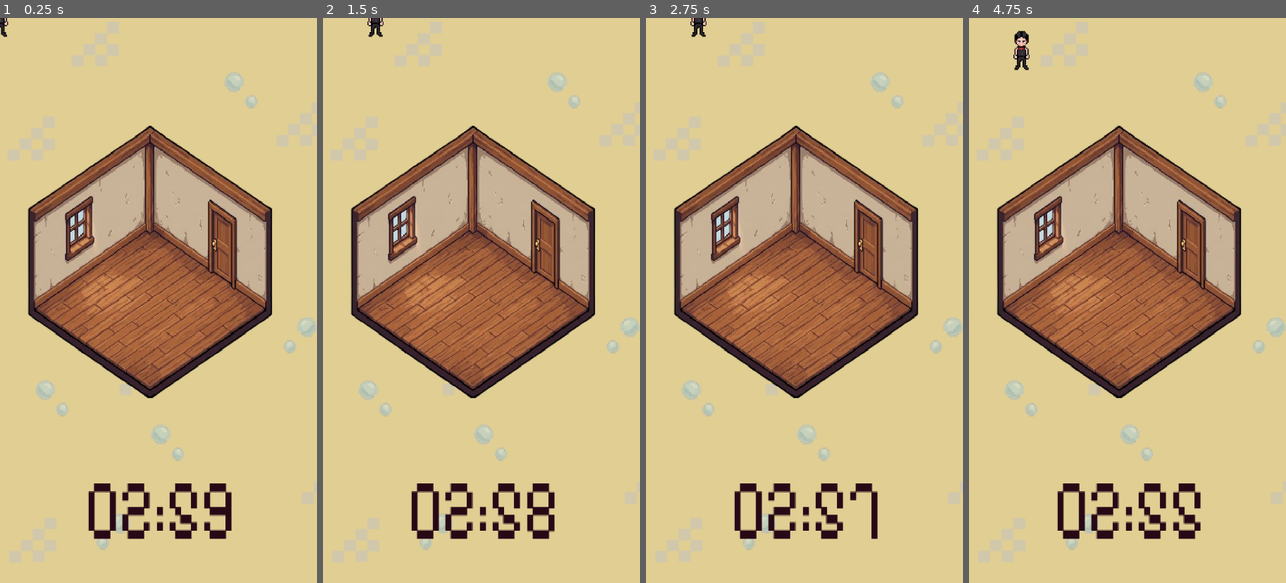
Above: before the commit, frames 1-4 (left to right).
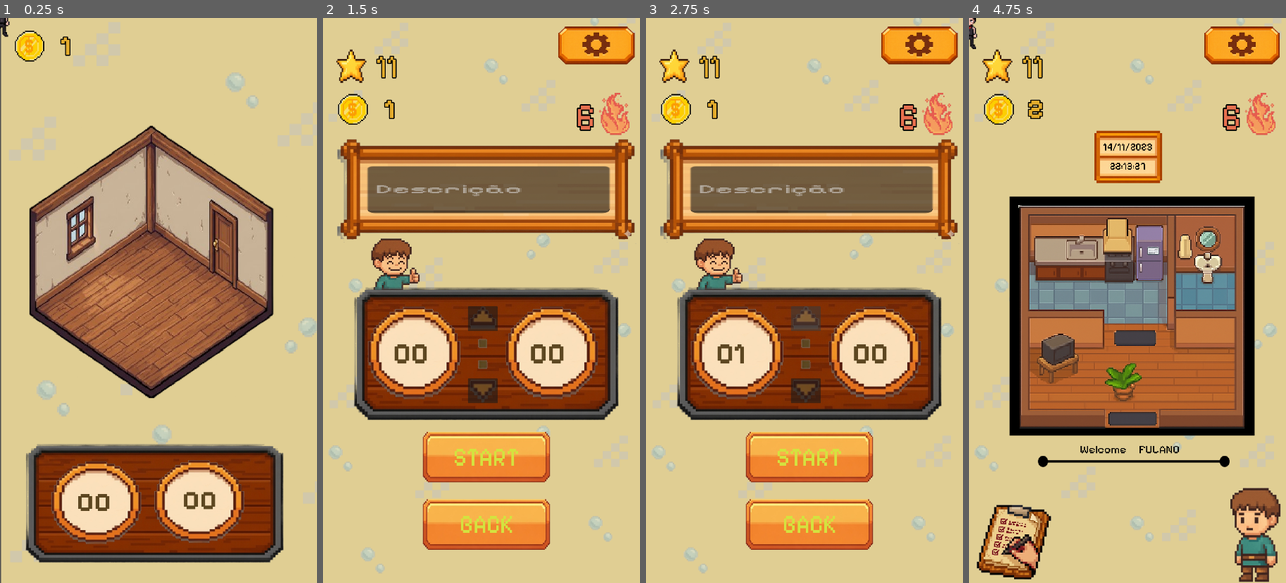
Above: after the commit, the same moments.

Repository: Guga-tab/a-lista-nao-acaba
Game: Godot game, scene res://scenes/screens/mission.tscn
Same seed, same stepped clock (60 frames per second), same inputs: the game is played once before the commit and once after it. This scene is started directly instead of the project's main scene. Sound files missing from this copy of the repository are replaced by a short silence.
Inputs (mouse positions are in pixels of both pictures, inside the frame that each line leads up to):
- Up to frame 1 (0.25 s): no input
- Up to frame 2 (1.5 s): tap Enter at 0.5 s; hold Right (ui_right) 0.53-1.25 s; click (367, 537) at 1.27 s
- Up to frame 3 (2.75 s): click (804, 317) at 2.02 s
- Up to frame 4 (4.75 s): click (1127, 390) at 2.77 s; click (1133, 458) at 3.5 s, where only the run after the commit has a clickable "START"; hold Down (ui_down) from 4.28 s (still down)

The runs differ from the first frame. In frame 1, 24% of the frame differs, in the area x 0-100%, y 0-100%; in frame 2, 53%; in frame 3, 53%, in the area x 1-100%, y 0-99%; in frame 4, 47%.

Commit message:
feat: ligada a tela de pomodoro com a tela de missão

Diff:
--- a/scenes/elements/task.tscn
+++ b/scenes/elements/task.tscn
@@ -12,6 +12,7 @@
 offset_bottom = 1787.5023
 scale = Vector2(1.4297929, 1.5997959)
 theme_override_styles/normal = SubResource("StyleBoxEmpty_ommbi")
+flat = true
 script = ExtResource("1_lrx7p")
 
 [node name="TextureButton" type="TextureButton" parent="." unique_id=880479241]
--- /dev/null
+++ b/scenes/screens/clock_bg.tscn
@@ -0,0 +1,90 @@
+[gd_scene format=3 uid="uid://bwyctwq6roxuy"]
+
+[ext_resource type="Texture2D" uid="uid://kxxlfch2bww6" path="res://assets/backgrounds/clock_background.png" id="1_bj4cd"]
+[ext_resource type="FontFile" uid="uid://bbrdd1lj6ua66" path="res://fonts/Pixelify_Sans/static/PixelifySans-Bold.ttf" id="2_aok3b"]
+[ext_resource type="Texture2D" uid="uid://bnfr6g30c2gjp" path="res://assets/icons/clock_circle_no_number.png" id="3_p7ytp"]
+[ext_resource type="Texture2D" uid="uid://b80onvsukwh72" path="res://assets/buttons/up_down_clock.png" id="4_60wp1"]
+
+[sub_resource type="LabelSettings" id="LabelSettings_emtur"]
+font = ExtResource("2_aok3b")
+font_size = 100
+font_color = Color(0.3647059, 0.2784314, 0.12941177, 1)
+
+[node name="ClockBg" type="TextureRect" unique_id=583311660]
+offset_left = -8.881052
+offset_top = 735.0
+offset_right = 1078.1189
+offset_bottom = 1459.0
+texture = ExtResource("1_bj4cd")
+
+[node name="MM" type="Label" parent="." unique_id=1148160176]
+z_index = 1
+layout_mode = 1
+anchors_preset = 4
+anchor_top = 0.5
+anchor_bottom = 0.5
+offset_left = 243.73552
+offset_top = -16.0
+offset_right = 346.73553
+offset_bottom = 104.0
+grow_vertical = 2
+text = "10"
+label_settings = SubResource("LabelSettings_emtur")
+
+[node name="SS" type="Label" parent="." unique_id=1218319774]
+z_index = 1
+layout_mode = 1
+anchors_preset = 4
+anchor_top = 0.5
+anchor_bottom = 0.5
+offset_left = 702.616
+offset_top = -16.0
+offset_right = 825.616
+offset_bottom = 129.0
+grow_vertical = 2
+text = "10"
+label_settings = SubResource("LabelSettings_emtur")
+
+[node name="ClockCircle1" type="TextureRect" parent="." unique_id=523750537]
+layout_mode = 0
+offset_left = 149.93852
+offset_top = 238.0
+offset_right = 478.93854
+offset_bottom = 563.0
+texture = ExtResource("3_p7ytp")
+
+[node name="ClockCircle2" type="TextureRect" parent="." unique_id=1778661145]
+layout_mode = 0
+offset_left = 612.5555
+offset_top = 238.0
+offset_right = 941.55554
+offset_bottom = 563.0
+texture = ExtResource("3_p7ytp")
+
+[node name="UpDnClock" type="TextureRect" parent="." unique_id=1913853687]
+layout_mode = 0
+offset_left = 476.61642
+offset_top = 220.0
+offset_right = 616.61646
+offset_bottom = 575.0
+texture = ExtResource("4_60wp1")
+
+[node name="UpClock" type="Button" parent="UpDnClock" unique_id=309301094]
+layout_mode = 1
+anchors_preset = 10
+anchor_right = 1.0
+offset_left = 18.74887
+offset_top = 25.0
+offset_right = -20.599213
+offset_bottom = 109.0
+grow_horizontal = 2
+
+[node name="DnClock" type="Button" parent="UpDnClock" unique_id=1868413841]
+layout_mode = 1
+anchors_preset = 10
+anchor_right = 1.0
+offset_left = 18.749
+offset_top = 270.0
+offset_right = -20.599083
+offset_bottom = 354.0
+grow_horizontal = 2
--- a/scenes/screens/mission.tscn
+++ b/scenes/screens/mission.tscn
@@ -1,13 +1,29 @@
 [gd_scene format=3 uid="uid://b06icfjf4mlp7"]
 
+[ext_resource type="Script" uid="uid://b6g4tup8mrgub" path="res://scripts/screens/mission.gd" id="1_p31kk"]
 [ext_resource type="Texture2D" uid="uid://c1ilp1ixxljhr" path="res://assets/backgrounds/bg_default.png" id="1_v3nvf"]
 [ext_resource type="Texture2D" uid="uid://dpcey3ef6bi70" path="res://assets/backgrounds/mission_room.png" id="2_v3nvf"]
-[ext_resource type="PackedScene" uid="uid://b88r070i5oq8x" path="res://scenes/elements/timer.tscn" id="3_cv0tx"]
+[ext_resource type="Texture2D" uid="uid://kxxlfch2bww6" path="res://assets/backgrounds/clock_background.png" id="3_p31kk"]
 [ext_resource type="PackedScene" uid="uid://myikxsive6gc" path="res://scenes/elements/player.tscn" id="4_0mvd2"]
+[ext_resource type="FontFile" uid="uid://bbrdd1lj6ua66" path="res://fonts/Pixelify_Sans/static/PixelifySans-Bold.ttf" id="4_bqlt0"]
+[ext_resource type="Texture2D" uid="uid://bnfr6g30c2gjp" path="res://assets/icons/clock_circle_no_number.png" id="5_0sm7f"]
+[ext_resource type="FontFile" uid="uid://noxa3dpws2ju" path="res://fonts/Pixelify_Sans/static/PixelifySans-Regular.ttf" id="7_p31kk"]
+[ext_resource type="PackedScene" uid="uid://batf4mdu3hhrd" path="res://scenes/elements/coin.tscn" id="9_bqlt0"]
+
+[sub_resource type="LabelSettings" id="LabelSettings_8d6vx"]
+font = ExtResource("4_bqlt0")
+font_size = 100
+font_color = Color(0.3647059, 0.2784314, 0.12941177, 1)
+
+[sub_resource type="LabelSettings" id="LabelSettings_bqlt0"]
+font = ExtResource("7_p31kk")
 
 [node name="Mission" type="Control" unique_id=1842973118]
 layout_mode = 3
 anchors_preset = 0
+offset_left = 4.0
+offset_right = 4.0
+script = ExtResource("1_p31kk")
 
 [node name="TextureRect" type="TextureRect" parent="." unique_id=823901568]
 layout_mode = 0
@@ -26,6 +42,74 @@
 scale = Vector2(1.2415404, 1.7912706)
 texture = ExtResource("2_v3nvf")
 
-[node name="Timer" parent="." unique_id=1909568394 instance=ExtResource("3_cv0tx")]
+[node name="ClockBg" type="TextureRect" parent="TextureRect" unique_id=801537015]
+layout_mode = 0
+offset_left = -19.828928
+offset_top = 925.0853
+offset_right = 1067.171
+offset_bottom = 1649.0854
+scale = Vector2(0.6993969, 0.63734245)
+texture = ExtResource("3_p31kk")
+
+[node name="ClockCircle1" type="TextureRect" parent="TextureRect/ClockBg" unique_id=1650520221]
+layout_mode = 0
+offset_left = 191.25182
+offset_top = 238.3513
+offset_right = 520.25183
+offset_bottom = 563.3513
+texture = ExtResource("5_0sm7f")
+
+[node name="MM" type="Label" parent="TextureRect/ClockBg/ClockCircle1" unique_id=128722549]
+z_index = 1
+layout_mode = 1
+anchors_preset = 4
+anchor_top = 0.5
+anchor_bottom = 0.5
+offset_left = 97.32266
+offset_top = -58.77478
+offset_right = 200.32268
+offset_bottom = 61.22522
+grow_vertical = 2
+text = "10"
+label_settings = SubResource("LabelSettings_8d6vx")
+
+[node name="ClockCircle2" type="TextureRect" parent="TextureRect/ClockBg" unique_id=1780681065]
+layout_mode = 0
+offset_left = 546.30304
+offset_top = 234.42783
+offset_right = 875.3031
+offset_bottom = 559.42786
+texture = ExtResource("5_0sm7f")
+
+[node name="SS" type="Label" parent="TextureRect/ClockBg/ClockCircle2" unique_id=1245301717]
+z_index = 1
+layout_mode = 1
+anchors_preset = 4
+anchor_top = 0.5
+anchor_bottom = 0.5
+offset_left = 107.06439
+offset_top = -61.47046
+offset_right = 230.06439
+offset_bottom = 83.52954
+grow_vertical = 2
+text = "10"
+label_settings = SubResource("LabelSettings_8d6vx")
+
+[node name="Label" type="Label" parent="TextureRect" unique_id=1888091957]
+layout_mode = 0
+offset_left = 80.732086
+offset_top = 927.2266
+offset_right = 209.73209
+offset_bottom = 947.2266
+scale = Vector2(2.4084277, 4.5275807)
+text = "teste pomodoro"
+label_settings = SubResource("LabelSettings_bqlt0")
 
 [node name="Player" parent="." unique_id=797933854 instance=ExtResource("4_0mvd2")]
+
+[node name="Coin" parent="." unique_id=671021650 instance=ExtResource("9_bqlt0")]
+layout_mode = 0
+offset_left = 26.0
+offset_top = 20.999985
+offset_right = 369.3797
+offset_bottom = 392.59515
--- a/scenes/screens/pomodoro.tscn
+++ b/scenes/screens/pomodoro.tscn
@@ -29,11 +29,6 @@
 font_size = 72
 font_color = Color(0.83137256, 0.8862745, 0.24705882, 1)
 
-[sub_resource type="LabelSettings" id="LabelSettings_aish6"]
-font = ExtResource("1_t3m3h")
-font_size = 50
-font_color = Color(0.28235295, 0.2784314, 0.2784314, 1)
-
 [node name="Pomodoro" type="Control" unique_id=336287379]
 layout_mode = 3
 anchors_preset = 15
@@ -124,31 +119,31 @@
 text = "10"
 label_settings = SubResource("LabelSettings_emtur")
 
-[node name="ClockCircle1" type="TextureRect" parent="Bg" unique_id=1804468878]
-layout_mode = 0
-offset_left = 141.05746
-offset_top = 973.0
-offset_right = 470.05746
-offset_bottom = 1298.0
+[node name="ClockCircle1" type="TextureRect" parent="Bg/ClockBg" unique_id=1804468878]
+layout_mode = 0
+offset_left = 149.93852
+offset_top = 238.0
+offset_right = 478.93854
+offset_bottom = 563.0
 texture = ExtResource("9_v11oo")
 
-[node name="ClockCircle2" type="TextureRect" parent="Bg" unique_id=989223850]
-layout_mode = 0
-offset_left = 603.67444
-offset_top = 973.0
-offset_right = 932.6745
-offset_bottom = 1298.0
+[node name="ClockCircle2" type="TextureRect" parent="Bg/ClockBg" unique_id=989223850]
+layout_mode = 0
+offset_left = 612.5555
+offset_top = 238.0
+offset_right = 941.55554
+offset_bottom = 563.0
 texture = ExtResource("9_v11oo")
 
-[node name="UpDnClock" type="TextureRect" parent="Bg" unique_id=1132662386]
-layout_mode = 0
-offset_left = 467.73538
-offset_top = 955.0
-offset_right = 607.73535
-offset_bottom = 1310.0
+[node name="UpDnClock" type="TextureRect" parent="Bg/ClockBg" unique_id=1132662386]
+layout_mode = 0
+offset_left = 476.61642
+offset_top = 220.0
+offset_right = 616.61646
+offset_bottom = 575.0
 texture = ExtResource("10_u1oj8")
 
-[node name="UpClock" type="Button" parent="Bg/UpDnClock" unique_id=635319121]
+[node name="UpClock" type="Button" parent="Bg/ClockBg/UpDnClock" unique_id=635319121]
 layout_mode = 1
 anchors_preset = 10
 anchor_right = 1.0
@@ -158,7 +153,7 @@
 offset_bottom = 109.0
 grow_horizontal = 2
 
-[node name="DnClock" type="Button" parent="Bg/UpDnClock" unique_id=1832646242]
+[node name="DnClock" type="Button" parent="Bg/ClockBg/UpDnClock" unique_id=1832646242]
 layout_mode = 1
 anchors_preset = 10
 anchor_right = 1.0
@@ -228,23 +223,22 @@
 offset_bottom = 767.0
 texture = ExtResource("13_v11oo")
 
-[node name="Label" type="Label" parent="Bg/TaskFrame" unique_id=1567836811]
-layout_mode = 0
-offset_left = 104.59905
-offset_top = 112.0
-offset_right = 287.154
-offset_bottom = 172.0
-text = "teste"
-label_settings = SubResource("LabelSettings_aish6")
-horizontal_alignment = 1
-vertical_alignment = 1
+[node name="LineEdit" type="LineEdit" parent="Bg/TaskFrame" unique_id=1343230988]
+layout_mode = 0
+offset_left = 115.45367
+offset_top = 114.0
+offset_right = 247.45367
+offset_bottom = 171.0
+scale = Vector2(6.1634183, 2.790671)
+theme_override_font_sizes/font_size = 16
+placeholder_text = "Descrição"
 
 [node name="click_sound" type="AudioStreamPlayer" parent="." unique_id=950624638]
 stream = ExtResource("18_icgir")
 bus = &"sfx"
 
 [connection signal="pressed" from="Bg/ConfigButton" to="." method="_on_config_button_pressed"]
-[connection signal="pressed" from="Bg/UpDnClock/UpClock" to="." method="_on_up_clock_pressed"]
-[connection signal="pressed" from="Bg/UpDnClock/DnClock" to="." method="_on_dn_clock_pressed"]
+[connection signal="pressed" from="Bg/ClockBg/UpDnClock/UpClock" to="." method="_on_up_clock_pressed"]
+[connection signal="pressed" from="Bg/ClockBg/UpDnClock/DnClock" to="." method="_on_dn_clock_pressed"]
 [connection signal="pressed" from="Bg/StartButton" to="." method="_on_start_button_pressed"]
 [connection signal="pressed" from="Bg/BackButton" to="." method="_on_back_button_pressed"]
--- a/scripts/database.gd
+++ b/scripts/database.gd
@@ -27,6 +27,7 @@
 	f.store_string(JSON.stringify(db, "\t"))
 	f.close()
 
+
 func _ensure_structure():
 	if not db.has("USUARIO_AVATAR"):
 		db["USUARIO_AVATAR"] = []
@@ -34,24 +35,33 @@
 	if not db.has("TAREFA"):
 		db["TAREFA"] = []
 
-	save_db()
 
 func get_users() -> Array:
-	return db["USUARIO_AVATAR"]
+	load_db()
+	return db.get("USUARIO_AVATAR", [])
+
 
 func save_users(users: Array):
+	load_db()
 	db["USUARIO_AVATAR"] = users
 	save_db()
 
+
 func get_tasks() -> Array:
-	return db["TAREFA"]
+	load_db()
+	return db.get("TAREFA", [])
+
 
 func save_tasks(tasks: Array):
+	load_db()
 	db["TAREFA"] = tasks
 	save_db()
 
+
 func get_next_task_id() -> int:
-	var tasks = db["TAREFA"]
-	if tasks.size() == 0:
+	var tasks = get_tasks()
+
+	if tasks.is_empty():
 		return 1
-	return int(tasks[-1]["id_tarefa"]) + 1
+
+	return int(tasks[-1].get("id_tarefa", 0)) + 1
--- a/scripts/home/home.gd
+++ b/scripts/home/home.gd
@@ -137,8 +137,6 @@
 		push_error(tr("TITLE_ERROR"))
 		return
 
-	TaskService.create_task(title, desc)
-
 	title_input.text = ""
 	desc_input.text = ""
 
--- a/scripts/home/map.gd
+++ b/scripts/home/map.gd
@@ -1,4 +1,4 @@
 extends Button
 
 func _on_pressed() -> void:
-	get_tree().change_scene_to_file("res://scenes/screens/mission_menu.tscn")
+	get_tree().change_scene_to_file("res://scenes/screens/pomodoro.tscn")
--- /dev/null
+++ b/scripts/screens/mission.gd
@@ -0,0 +1,50 @@
+extends Control
+
+@onready var UserService = preload("res://scripts/services/user_service.gd")
+# Labels do relógio
+@onready var minutes_label: Label = $TextureRect/ClockBg/ClockCircle1/MM
+@onready var seconds_label: Label = $TextureRect/ClockBg/ClockCircle2/SS
+@onready var task_label: Label = $TextureRect/Label
+@onready var coin_label: Label = $Coin/CoinLabel
+var task_text: String
+# Valores recebidos
+var minutes_value: int = 0
+var seconds_value: int = 0
+var total_time: float = 0.0
+var finished = false
+
+
+func _ready() -> void:
+	total_time = minutes_value * 60 + seconds_value
+
+	show_time(minutes_value, seconds_value)
+
+	task_label.text = task_text
+
+func _process(delta):
+	if total_time > 0:
+		total_time -= delta
+
+		var m = int(total_time) / 60
+		var s = int(total_time) % 60
+
+		show_time(m, s)
+	elif not finished:
+		finished = true
+		on_task_complete()
+
+func show_time(mins:int, secs:int) -> void:
+	minutes_label.text = "%02d" % mins
+	seconds_label.text = "%02d" % secs
+
+func update_coin_label():
+	var coins = user_service.get_coins()
+	coin_label.text = str(coins)
+
+func on_task_complete():
+	user_service.add_coins(1)
+	update_coin_label()
+
+	await get_tree().create_timer(1.0).timeout
+
+	get_tree().change_scene_to_file("res://scenes/screens/home.tscn")
--- a/scripts/screens/pomodoro.gd
+++ b/scripts/screens/pomodoro.gd
@@ -2,8 +2,10 @@
 
 #popup
 @onready var ConfigScreen = preload("res://scenes/pop_ups/config.tscn")
-
+@onready var TaskService = preload("res://scripts/services/task_service.gd").new()
+@onready var UserService = preload("res://scripts/services/user_service.gd").new()
 #labels
+@onready var task_input = $Bg/TaskFrame/LineEdit
 @onready var button_play_label = $Bg/StartButton/Label
 @onready var button_exit_label  = $Bg/BackButton/Label
 @onready var click_sound = $click_sound
@@ -42,24 +44,30 @@
 
 func _on_start_button_pressed() -> void:
 	click_sound.play()
-	#await click_sound.finished
+	# SALVAR TAREFA
+	if not running and not paused:
+		var description = task_input.text
+		var title = ""
+		TaskService.create_task(
+			title,
+			description,
+			minutes_value
+		)
 
-	if not running and not paused:
 		total_time = minutes_value * 60
 		running = true
 		button_play_label.text = "PAUSE"
+
+		var mission_scene = preload("res://scenes/screens/mission.tscn").instantiate()
+		mission_scene.minutes_value = minutes_value
+		mission_scene.seconds_value = seconds_value
+		mission_scene.task_text = description
+
+		get_tree().current_scene.call_deferred("free")
+		get_tree().root.add_child(mission_scene)
+		get_tree().current_scene = mission_scene
+
 		return
-
-	if running:
-		running = false
-		paused = true
-		button_play_label.text = "CONTINUE"
-		return
-
-	if paused:
-		running = true
-		paused = false
-		button_play_label.text = "PAUSE"
 
 func _on_config_button_pressed() -> void:
 	click_sound.play()
@@ -74,14 +82,14 @@
 
 func _on_up_clock_pressed() -> void:
 	if(minutes_value < 120):
-		minutes_value += 5
+		minutes_value += 1
 
 		if not running:
 			total_time = minutes_value * 60
 
 func _on_dn_clock_pressed() -> void:
 	if(minutes_value > 0):
-		minutes_value -= 5
+		minutes_value -= 1
 
 		if not running:
 			total_time = minutes_value * 60
--- a/scripts/services/task_service.gd
+++ b/scripts/services/task_service.gd
@@ -9,9 +9,9 @@
 func set_main(main_ref: Node):
 	main_scene = main_ref
 
-func create_task(title: String, desc: String) -> void:
-	if title.strip_edges() == "":
-		push_error("Título não pode ser vazio")
+func create_task(title: String, desc: String, time: float) -> void:
+	if desc.strip_edges() == "":
+		push_error("Descrição não pode ser vazio")
 		return
 
 	var ids = user_service.get_user_ids()
Not shown, added: scripts/screens/mission.gd.uid
